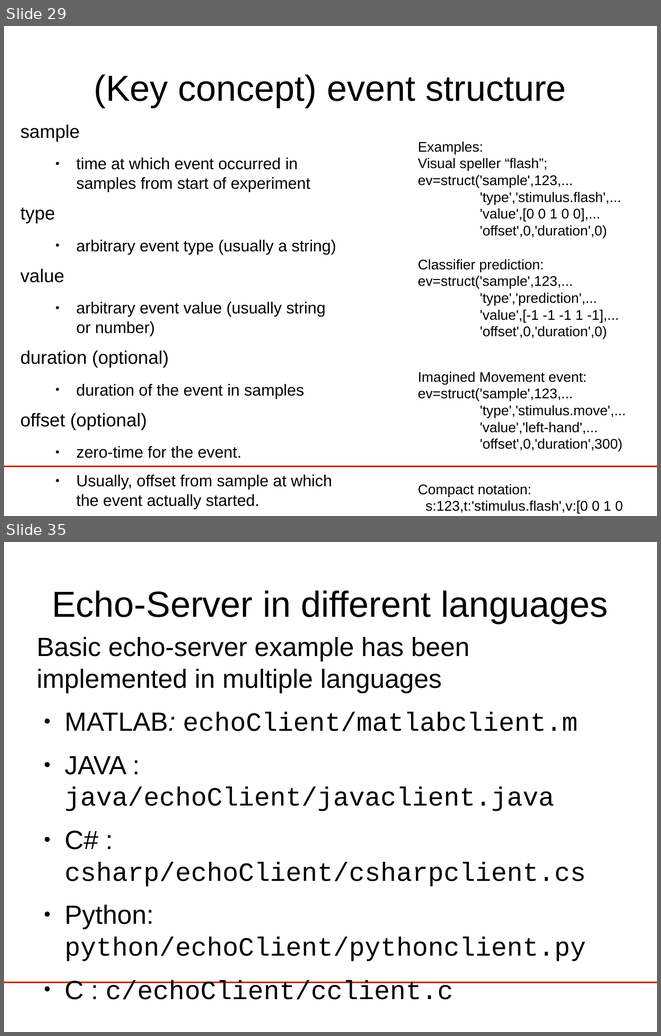
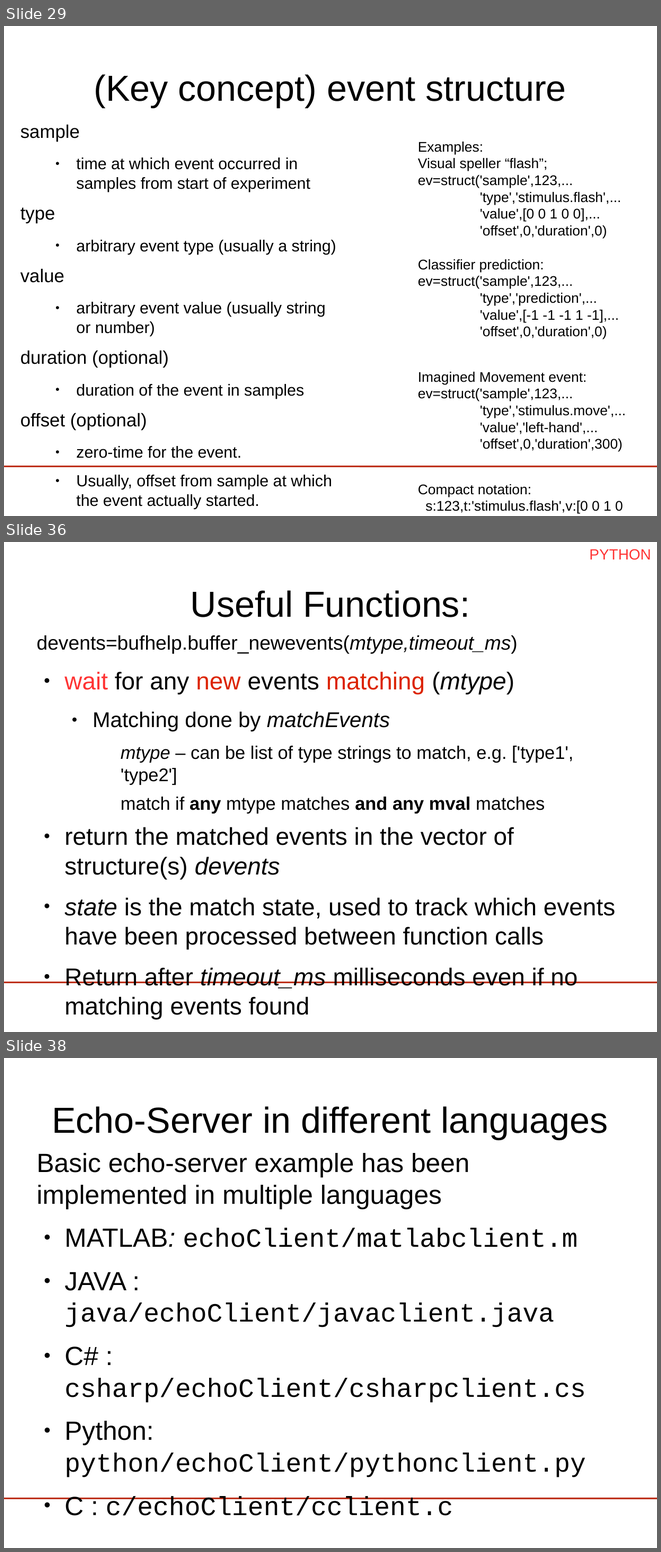
Before and after one commit to jadref/buffer_bci, a slide deck: tutorial/lect3-helloworld/HelloWorld_ERPViewer.odp. Shown one above the other, each under a label of ours: slides 29 and 35 before the commit, slides 29, 36 and 38 after it; the slides between them are not shown. The pictures are 661x1036 and 661x1552 pixels, drawn with LibreOffice and Linux fonts; fonts in the diff are those of the drawing; background and template pictures are left out. Boxes give left, top, right and bottom in pixels: in the first picture for what was removed or moved away, otherwise in the second. Text is boxed around its words. In the diff, an @@ line names an element or a change of style, - is before the commit and + after.

Commit message:
updated hello-world to include more pythonic stuff

```diff
--- a/tutorial/lect3-helloworld/HelloWorld_ERPViewer.odp
+++ b/tutorial/lect3-helloworld/HelloWorld_ERPViewer.odp
@@ slide 36 added at box(4, 542, 657, 1032), background #FFFFFF; not listed: 1 template element that a slide beside it also shows @@
@@ text added at box(589, 549, 651, 560), 18 pt, text #FF3333 @@
+PYTHON
@@ title added at box(191, 590, 470, 617), 44 pt, text #000000 @@
+Useful Functions:
@@ text added at box(37, 635, 615, 1019), 29.6 pt, text #000000 @@
+devents=bufhelp.buffer_newevents(mtype,timeout_ms)
+● wait for any new events matching (mtype)
+  ● Matching done by matchEvents
+    mtype – can be list of type strings to match, e.g. ['type1', 'type2']
+    match if any mtype matches and any mval matches
+● return the matched events in the vector of structure(s) devents
+● state is the match state, used to track which events have been processed between function calls
+● Return after timeout_ms milliseconds even if no matching events found
@@ what was slide 35 is now slide 38 @@
```
Also in this commit, not shown: 8 slides changed, 2 other slides added, 1 other file.
